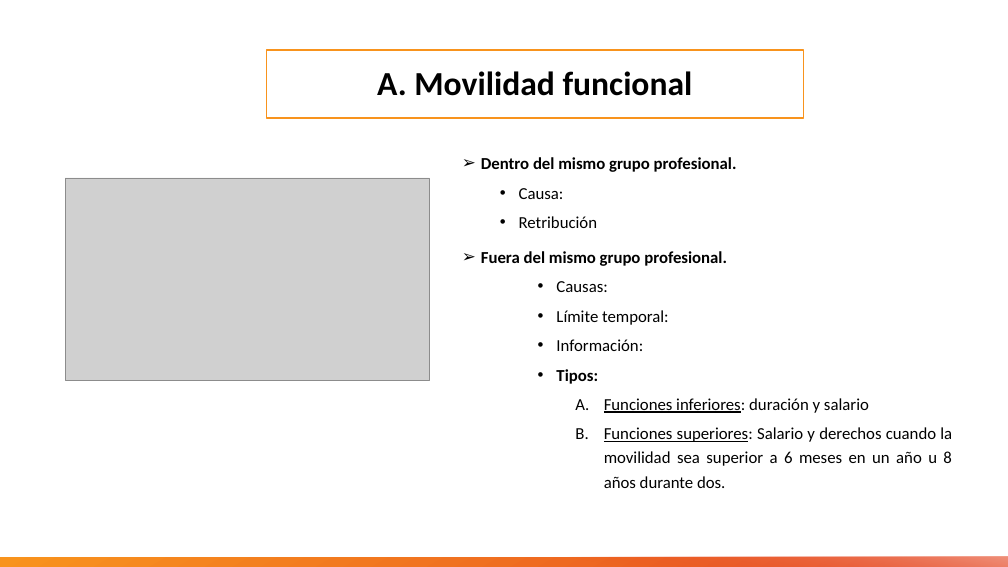
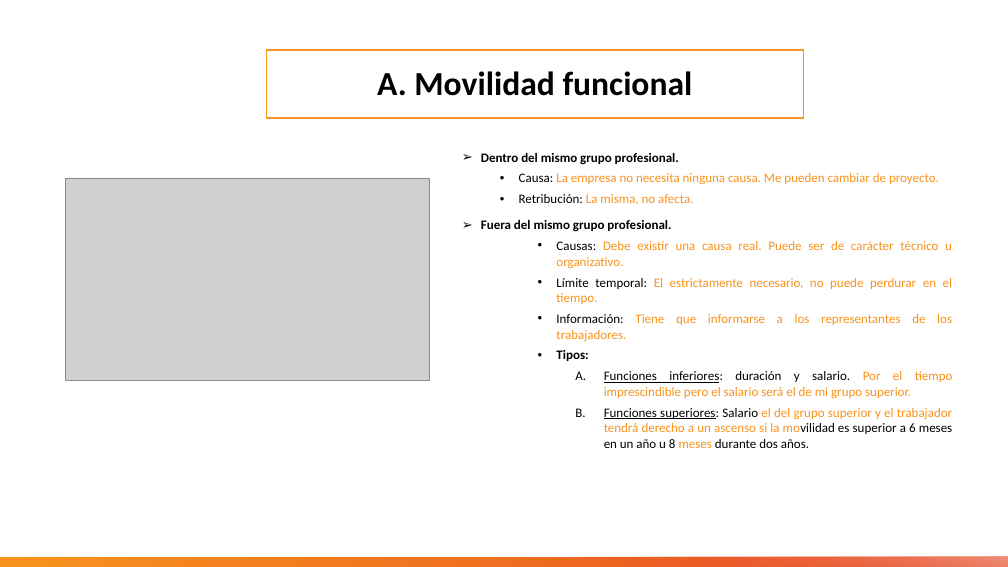
Before and after one commit to DiMaPaGa/daw1, a slide deck: slide 12 of PROGRAMACION/FOL/TEMA 3 FOL 2023 2024.pptx. Drawn at 1008x567 pixels with LibreOffice and Linux fonts; fonts in the diff are those of the drawing; grey boxes stand for pictures. Boxes give left, top, right and bottom in pixels: in the first picture for what was removed or moved away, otherwise in the second. Text is boxed around its words. In the diff, an @@ line names an element or a change of style, - is before the commit and + after.

```diff
--- a/PROGRAMACION/FOL/TEMA 3 FOL 2023 2024.pptx
+++ b/PROGRAMACION/FOL/TEMA 3 FOL 2023 2024.pptx
@@ text at box(481, 153, 679, 361): size 16 to 12.4 pt in "Dentro del mismo grupo profesional.", "Fuera del mismo grupo profesional.", "Tipos:"; line spacing 1.2 to 1 @@
@@ text at box(519, 173, 939, 205): text changed; size 16 to 12.4 pt; text colour #000000 to #F8931D @@
-  • Causa:
-  • Retribución
+  • Causa: La empresa no necesita ninguna causa. Me pueden cambiar de proyecto.
+  • Retribución: La misma, no afecta.
@@ text at box(556, 241, 952, 342): text changed; size 16 to 12.4 pt; text colour #000000 to #F8931D @@
-    • Causas:
-    • Límite temporal:
-    • Información:
+    • Causas: Debe existir una causa real. Puede ser de carácter técnico u organizativo.
+    • Límite temporal: El estrictamente necesario, no puede perdurar en el tiempo.
+    • Información: Tiene que informarse a los representantes de los trabajadores.
@@ text at box(604, 371, 953, 448): text changed; size 16 to 12.4 pt; text colour #000000 to #F8931D @@
-      A. Funciones inferiores: duración y salario
-      B. Funciones superiores: Salario y derechos cuando la movilidad sea superior a 6 meses en un año u 8 años durante dos.
+      A. Funciones inferiores: duración y salario. Por el tiempo imprescindible pero el salario será el de mi grupo superior.
+      B. Funciones superiores: Salario el del grupo superior y el trabajador tendrá derecho a un ascenso si la movilidad es superior a 6 meses en un año u 8 meses durante dos años.
```
Also in this commit, not shown: 4 other slides changed, 4 other files.
